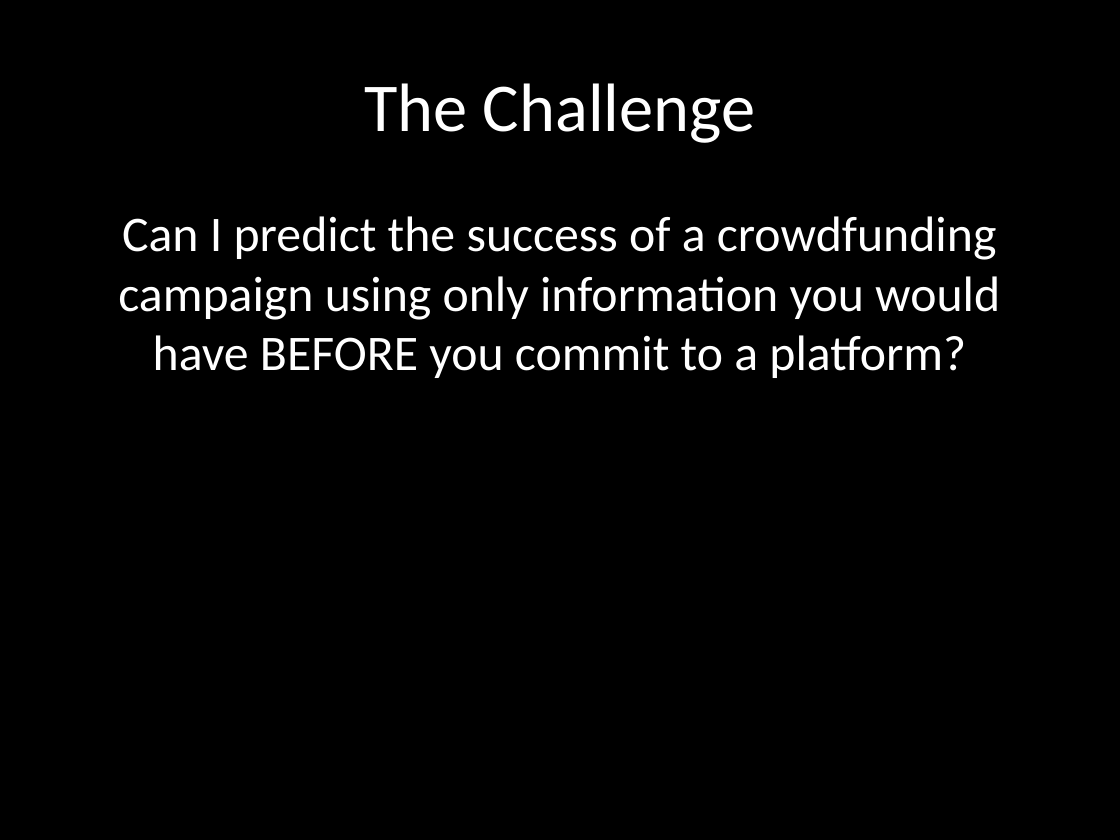
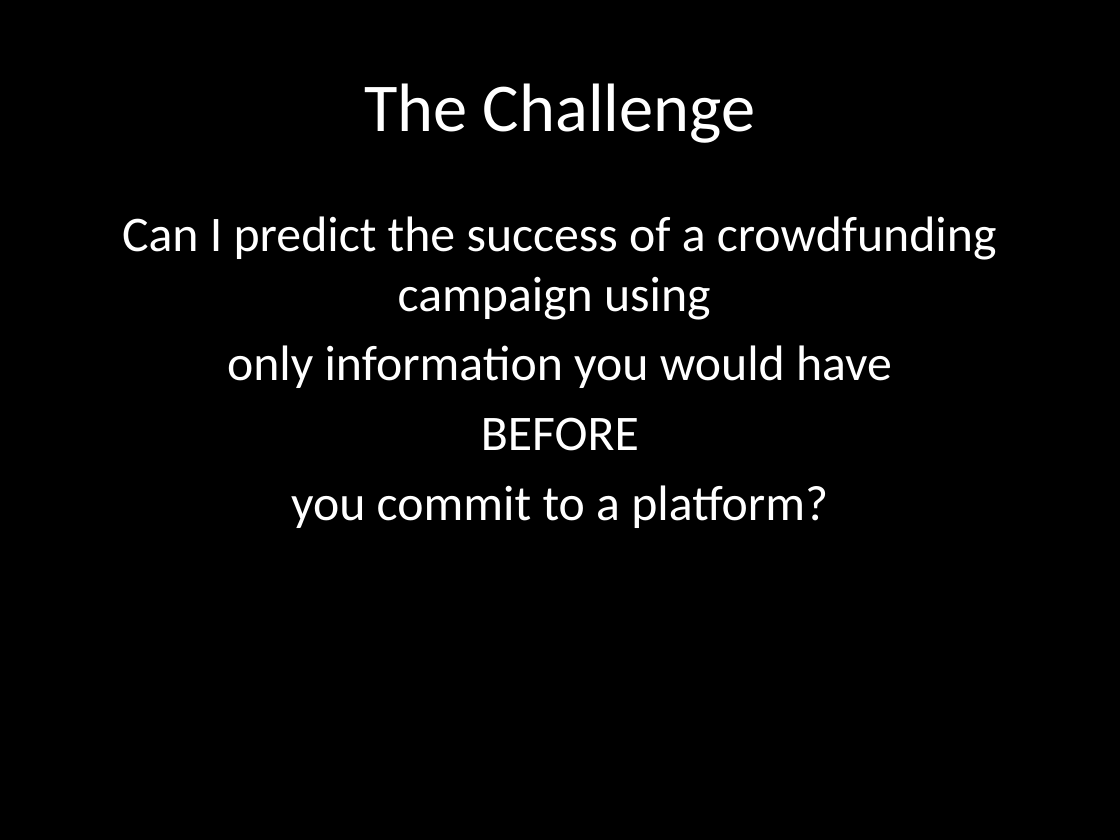
Before and after one commit to mtrotter/insight_proj, a slide deck: slide 3 of Ppt_Demo.pptx. Drawn at 1120x840 pixels with LibreOffice and Linux fonts; fonts in the diff are those of the drawing. Boxes give left, top, right and bottom in pixels: in the first picture for what was removed or moved away, otherwise in the second. Text is boxed around its words. In the diff, an @@ line names an element or a change of style, - is before the commit and + after.

```diff
--- a/Ppt_Demo.pptx
+++ b/Ppt_Demo.pptx
@@ text at bbox=[122, 216, 997, 528]: text changed @@
-Can I predict the success of a crowdfunding campaign using only information you would have BEFORE you commit to a platform?
+Can I predict the success of a crowdfunding campaign using
+only information you would have
+BEFORE
+you commit to a platform?
```
Also in this commit, not shown: 3 other slides changed, 2 slides added, 2 slides removed, 16 other files.
